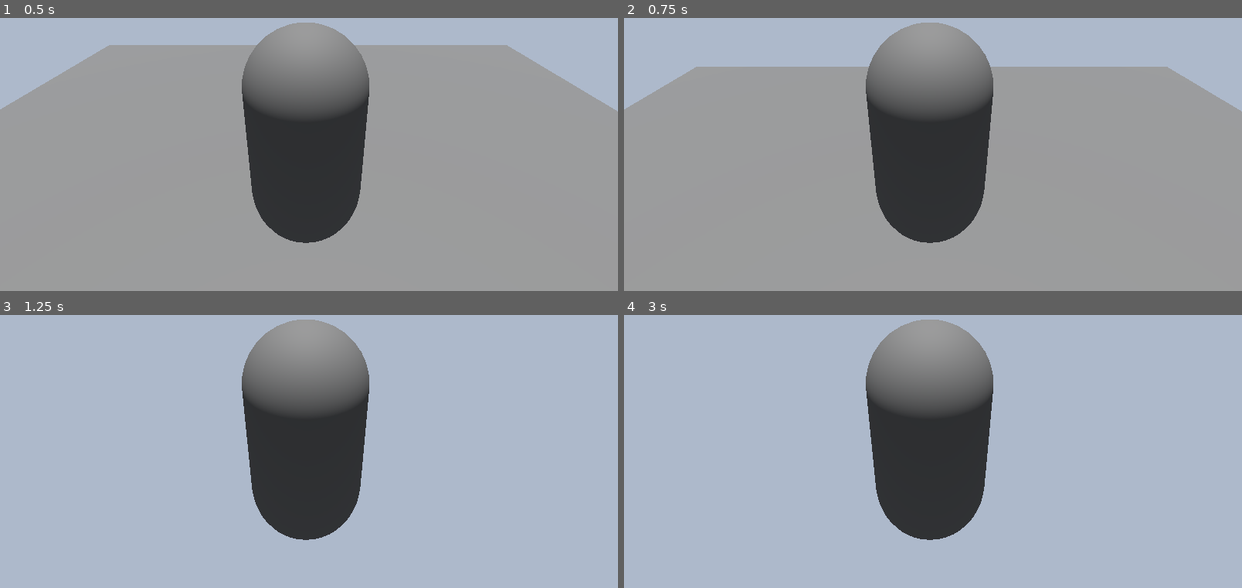
Above: before the commit, frames 1-4 (two rows, left to right).
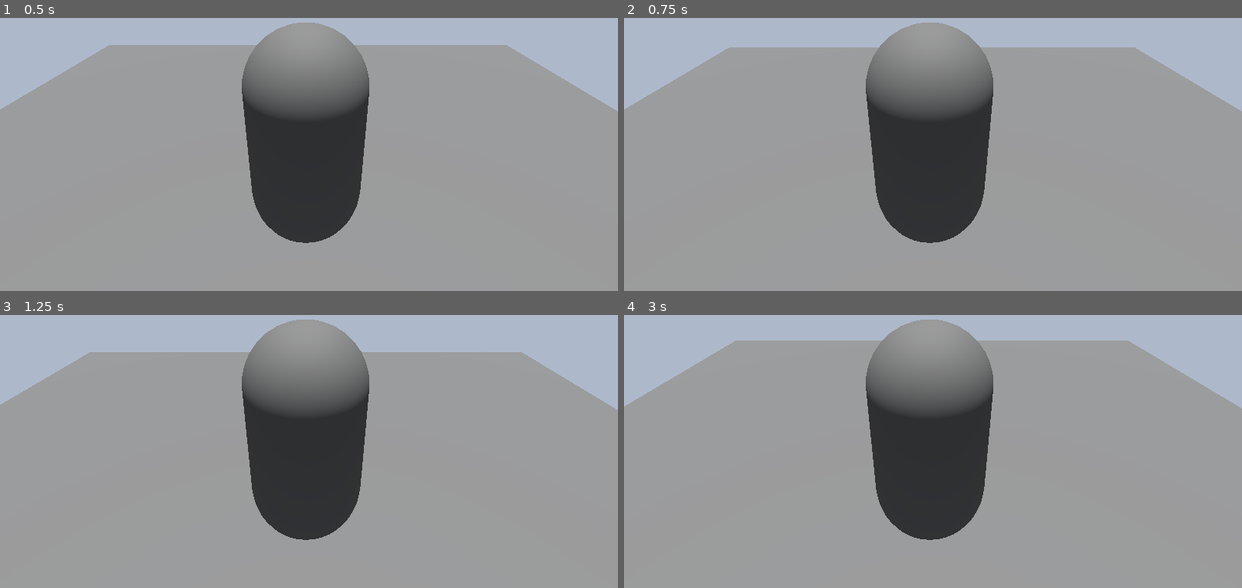
Above: after the commit, the same moments.

Repository: funhouse-ghoul/ChopShop
Game: Godot game, scene res://Scenes/2dMove.tscn
Two runs of this game, one before a commit and one after it. Both use one fixed random seed, a clock stepped at 60 frames per second and the inputs below.
Inputs:
- Up to frame 1 (0.5 s): no input
- Up to frame 2 (0.75 s): tap Enter at 0.5 s; hold Up (io+x) from 0.53 s (still down)
- Up to frame 3 (1.25 s): keep holding Up (io+x); tap D (io+y) at 0.8 s
- Up to frame 4 (3 s): tap Space at 1.25, 2.75 s; release Up (io+x) at 1.28 s; tap D (io+y) at 1.35 s; tap Down (io-x) at 1.55 s; tap Enter at 2 s; hold Down (io-x) 2.03-2.78 s; tap A (io-y) at 2.3, 2.85 s

Frame 1 is identical in both runs. In frame 2, 3.7% of the frame differs, in the area x 11-88%, y 10-18%; in frame 3, 71%; in frame 4, 73%, in the area x 0-100%, y 9-100%.

Commit message:
Refined basic movement code

Diff:
--- a/Scripts/2d_player_mov.gd
+++ b/Scripts/2d_player_mov.gd
@@ -1,8 +1,7 @@
 extends CharacterBody3D
 
 @export var y_rot_spd := 1.0
-@export var x_lin_spd := 1.0
-@export var y_lin_spd := 1.0
+@export var lin_spd := 1.0
 enum Move_Style {TANK, FLAT2D}
 @export var mov_sty := Move_Style.TANK
 # Called when the node enters the scene tree for the first time.
@@ -17,7 +16,6 @@
 			lin_1d_and_rot(delta)
 		Move_Style.FLAT2D:
 			lin_2d_move()
-
 	move_and_slide()
 	#---End---
 
@@ -27,20 +25,23 @@
 		transform.basis.y,
 		Input.get_axis("io+y","io-y")*delta*y_rot_spd)
 
+#Applies motion to object in x axis
+func get_lin_move_x():
+	return -basis.x*Input.get_axis("io+x","io-x")
+
+#Applies motion to object in y axis
+func get_lin_move_y():
+	return -basis.z*Input.get_axis("io+y","io-y")
+
 #Encapsulate representing "Tank Controls"
 func lin_1d_and_rot(delta):
-	proc_lin_move_x()
 	proc_y_rotation(delta)
+	update_velocity(get_lin_move_x())
 
 #Encapsulate repr. 2d move on a flat plane
-func lin_2d_move():
-	proc_lin_move_x()
-	proc_lin_move_y()
+func lin_2d_move() -> void:
+	var vec = (get_lin_move_x()+get_lin_move_y())
+	update_velocity(vec)
 
-#Applies motion to object in x axis
-func proc_lin_move_x():
-	velocity += basis.x*Input.get_axis("io+x","io-x")*-x_lin_spd
-
-#Applies motion to object in y axis
-func proc_lin_move_y():
-	velocity += basis.z*Input.get_axis("io+y","io-y")*y_lin_spd
+func update_velocity(vec: Vector3)->void:
+	velocity = vec.normalized()*lin_spd
